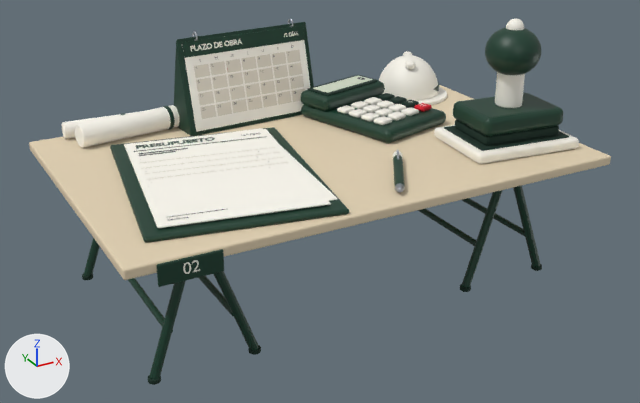
The glTF model assets/3d/paso-2.glb, before and after one commit.
Rendered twice from a camera (50 mm lens) standing at (-2.51, -4.63, 2.83) and looking at (-0.03, -0.13, 0.58). Arrows for +X, +Y and +Z are at lower left; the lights stay in place. The first picture is the older version. Where no turn or scale is listed for an object, it has been applied to the vertices.
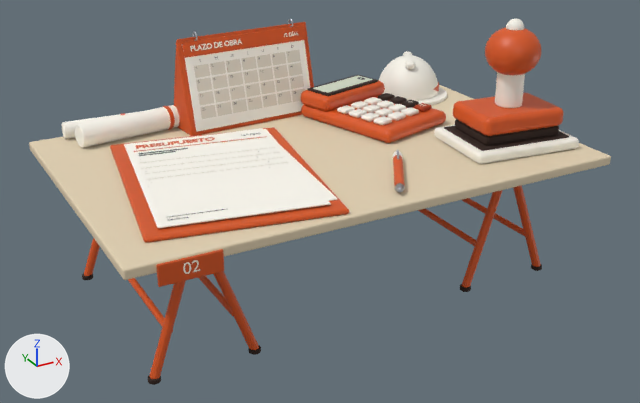
Pixel boxes (x1, y1, x2, y2) of what changed, in the pictures (640 x 403 px):
'Carpeta', recoloured (dark green to orange): (110, 127, 349, 242) in both
'Montura del sello', recoloured (dark green to orange): (453, 93, 563, 136) in both
'Cuerpo de la calculadora', recoloured (dark green to orange): (301, 95, 446, 143) in both
'Atril del calendario', recoloured: (174, 22, 314, 136) in both
'Pomo del sello', recoloured (dark green to orange): (485, 27, 541, 75) in both
'Cabecera del calendario', recoloured (dark green to orange): (182, 26, 304, 58) in both
'Placa del paso', recoloured (dark green to orange): (157, 249, 224, 287) in both
'Cabeza de la calculadora', recoloured (dark green to orange): (301, 81, 384, 111) in both
'Pata del caballete', recoloured (dark green to orange): (150, 281, 186, 379) in both
'Pata del caballete.004', recoloured (dark green to orange): (462, 190, 503, 287) in both
'Pata del caballete.001', recoloured (dark green to orange): (214, 271, 259, 350) in both
'Pata del caballete.005', recoloured (dark green to orange): (513, 186, 541, 267) in both
'Riostra', recoloured (dark green to orange): (128, 278, 173, 332) in both
'Riostra.002', recoloured (lighter): (418, 209, 476, 246) in both
'Riostra.003', recoloured: (462, 198, 526, 237) in both
'Riostra.001', recoloured (dark green to orange): (198, 276, 234, 316) in both
'Pata del caballete.002', recoloured (dark green to orange): (84, 238, 100, 276) in both
'Cuerpo del bolígrafo', recoloured (dark green to orange): (393, 155, 405, 186) in both
'Título del presupuesto', recoloured: (136, 137, 215, 149) in both
'Goma del rollo', recoloured: (163, 106, 175, 130) in both
'Filete de cabecera', recoloured: (134, 136, 267, 152) in both
'Banda del casco', recoloured: (378, 80, 439, 92) in both

The change in detail:
Material 'Azul Bolaños' (mat_azul_bolaños) changes colour from dark green #0e3b2a to orange #d9561a; in linear values from (0.00439, 0.0437, 0.0232) to (0.694, 0.0931, 0.0103).
